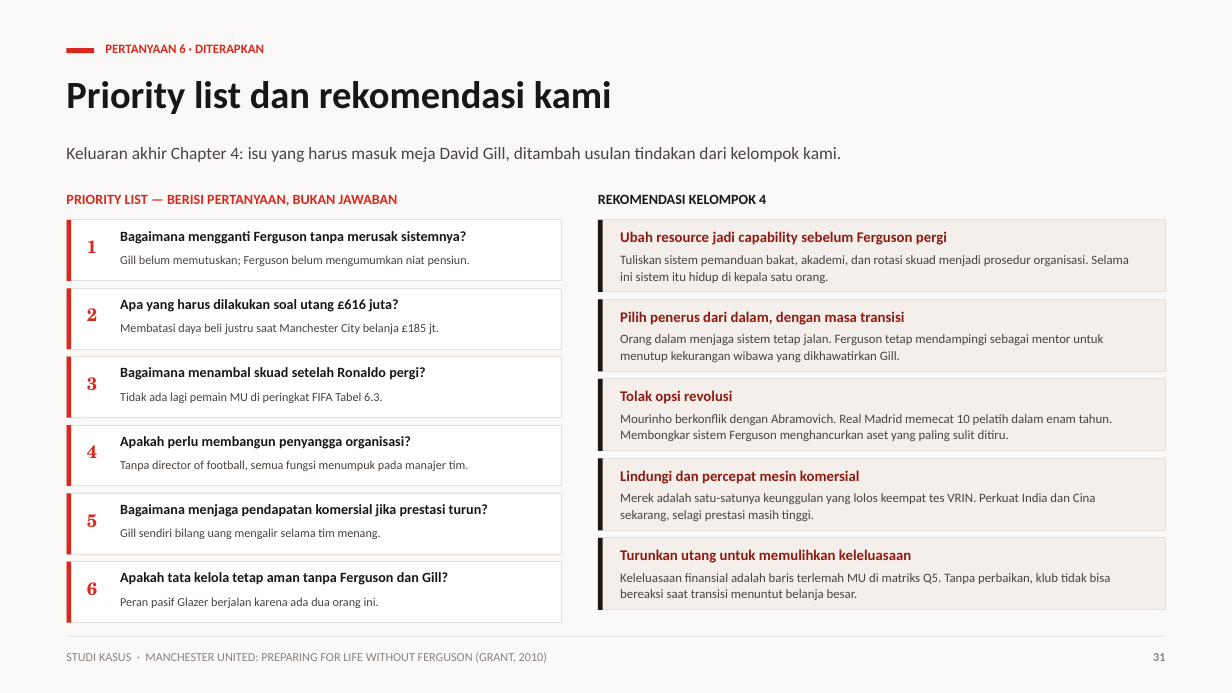
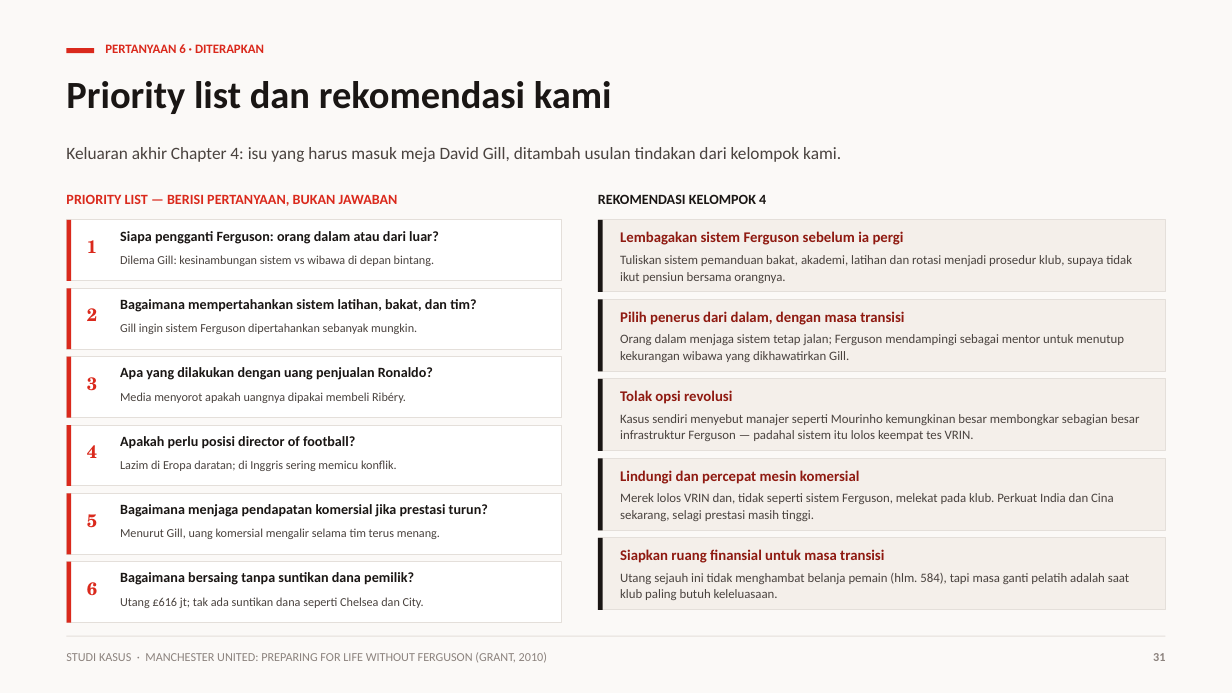
Before and after one commit to aslihabnuri/Dom-Manipulation, a slide deck: slide 31 of strategic-management-manchester-united/Kelompok 4 - Strategic Management - Chapter 4 & Manchester United.pptx. Drawn at 1232x693 pixels with LibreOffice and Linux fonts; fonts in the diff are those of the drawing. Boxes give left, top, right and bottom in pixels: in the first picture for what was removed or moved away, otherwise in the second. Text is boxed around its words. In the diff, an @@ line names an element or a change of style, - is before the commit and + after.

```diff
--- a/strategic-management-manchester-united/Kelompok 4 - Strategic Management - Chapter 4 & Manchester United.pptx
+++ b/strategic-management-manchester-united/Kelompok 4 - Strategic Management - Chapter 4 & Manchester United.pptx
@@ text at bbox=[120, 231, 439, 244]: text changed @@
-Bagaimana mengganti Ferguson tanpa merusak sistemnya?
+Siapa pengganti Ferguson: orang dalam atau dari luar?
@@ text at bbox=[620, 231, 904, 245]: text changed @@
-Ubah resource jadi capability sebelum Ferguson pergi
+Lembagakan sistem Ferguson sebelum ia pergi
@@ text at bbox=[120, 255, 434, 266]: text changed @@
-Gill belum memutuskan; Ferguson belum mengumumkan niat pensiun.
+Dilema Gill: kesinambungan sistem vs wibawa di depan bintang.
@@ text at bbox=[620, 255, 1132, 283]: text changed @@
-Tuliskan sistem pemanduan bakat, akademi, dan rotasi skuad menjadi prosedur organisasi. Selama ini sistem itu hidup di kepala satu orang.
+Tuliskan sistem pemanduan bakat, akademi, latihan dan rotasi menjadi prosedur klub, supaya tidak ikut pensiun bersama orangnya.
@@ text at bbox=[120, 299, 476, 312]: text changed @@
-Apa yang harus dilakukan soal utang £616 juta?
+Bagaimana mempertahankan sistem latihan, bakat, dan tim?
@@ text at bbox=[120, 323, 417, 334]: text changed @@
-Membatasi daya beli justru saat Manchester City belanja £185 jt.
+Gill ingin sistem Ferguson dipertahankan sebanyak mungkin.
@@ text at bbox=[620, 334, 1124, 362]: text changed @@
-Orang dalam menjaga sistem tetap jalan. Ferguson tetap mendampingi sebagai mentor untuk menutup kekurangan wibawa yang dikhawatirkan Gill.
+Orang dalam menjaga sistem tetap jalan; Ferguson mendampingi sebagai mentor untuk menutup kekurangan wibawa yang dikhawatirkan Gill.
@@ text at bbox=[120, 367, 433, 380]: text changed @@
-Bagaimana menambal skuad setelah Ronaldo pergi?
+Apa yang dilakukan dengan uang penjualan Ronaldo?
@@ text at bbox=[120, 392, 406, 403]: text changed @@
-Tidak ada lagi pemain MU di peringkat FIFA Tabel 6.3.
+Media menyorot apakah uangnya dipakai membeli Ribéry.
@@ text at bbox=[620, 414, 1140, 441]: text changed @@
-Mourinho berkonflik dengan Abramovich. Real Madrid memecat 10 pelatih dalam enam tahun. Membongkar sistem Ferguson menghancurkan aset yang paling sulit ditiru.
+Kasus sendiri menyebut manajer seperti Mourinho kemungkinan besar membongkar sebagian besar infrastruktur Ferguson — padahal sistem itu lolos keempat tes VRIN.
@@ text at bbox=[120, 436, 355, 449]: text changed @@
-Apakah perlu membangun penyangga organisasi?
+Apakah perlu posisi director of football?
@@ text at bbox=[120, 460, 397, 471]: text changed @@
-Tanpa director of football, semua fungsi menumpuk pada manajer tim.
+Lazim di Eropa daratan; di Inggris sering memicu konflik.
@@ text at bbox=[620, 493, 1114, 521]: text changed @@
-Merek adalah satu-satunya keunggulan yang lolos keempat tes VRIN. Perkuat India dan Cina sekarang, selagi prestasi masih tinggi.
+Merek lolos VRIN dan, tidak seperti sistem Ferguson, melekat pada klub. Perkuat India dan Cina sekarang, selagi prestasi masih tinggi.
@@ text at bbox=[120, 528, 440, 539]: text changed @@
-Gill sendiri bilang uang mengalir selama tim menang.
+Menurut Gill, uang komersial mengalir selama tim terus menang.
@@ text at bbox=[620, 549, 884, 563]: text changed @@
-Turunkan utang untuk memulihkan keleluasaan
+Siapkan ruang finansial untuk masa transisi
@@ text at bbox=[120, 572, 414, 585]: text changed @@
-Apakah tata kelola tetap aman tanpa Ferguson dan Gill?
+Bagaimana bersaing tanpa suntikan dana pemilik?
@@ text at bbox=[120, 597, 424, 608]: text changed @@
-Peran pasif Glazer berjalan karena ada dua orang ini.
+Utang £616 jt; tak ada suntikan dana seperti Chelsea dan City.
@@ text at bbox=[620, 573, 1129, 600]: text changed @@
-Keleluasaan finansial adalah baris terlemah MU di matriks Q5. Tanpa perbaikan, klub tidak bisa bereaksi saat transisi menuntut belanja besar.
+Utang sejauh ini tidak menghambat belanja pemain (hlm. 584), tapi masa ganti pelatih adalah saat klub paling butuh keleluasaan.
```
Also in this commit, not shown: 14 other slides changed, 4 other files.
